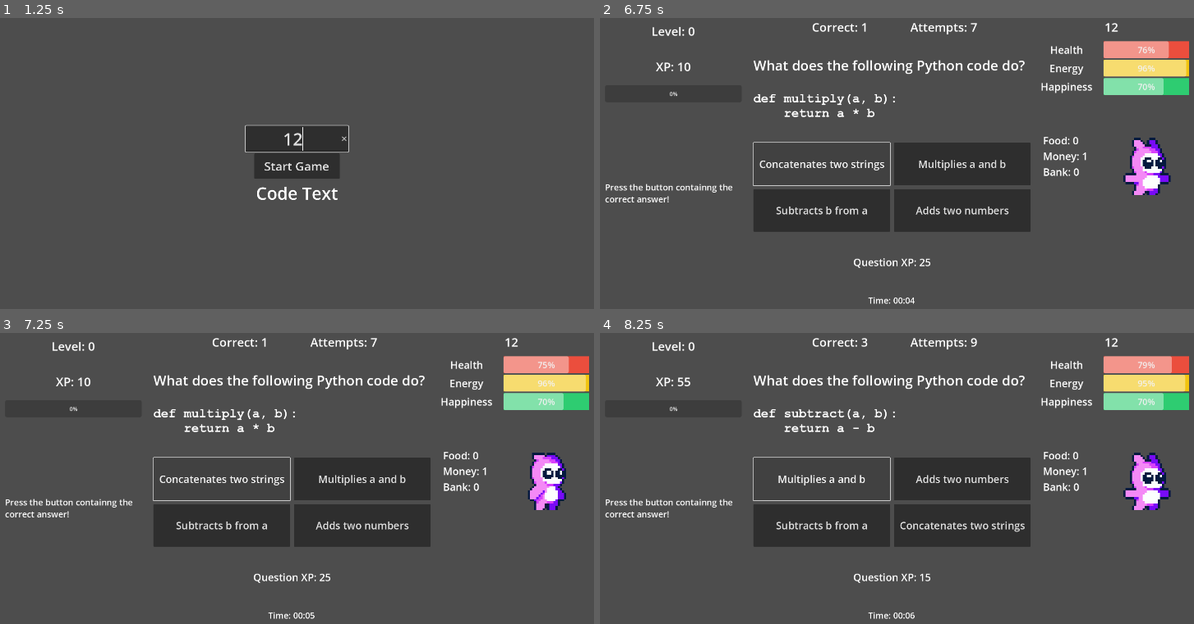
Above: before the commit, frames 1-4 (two rows, left to right).
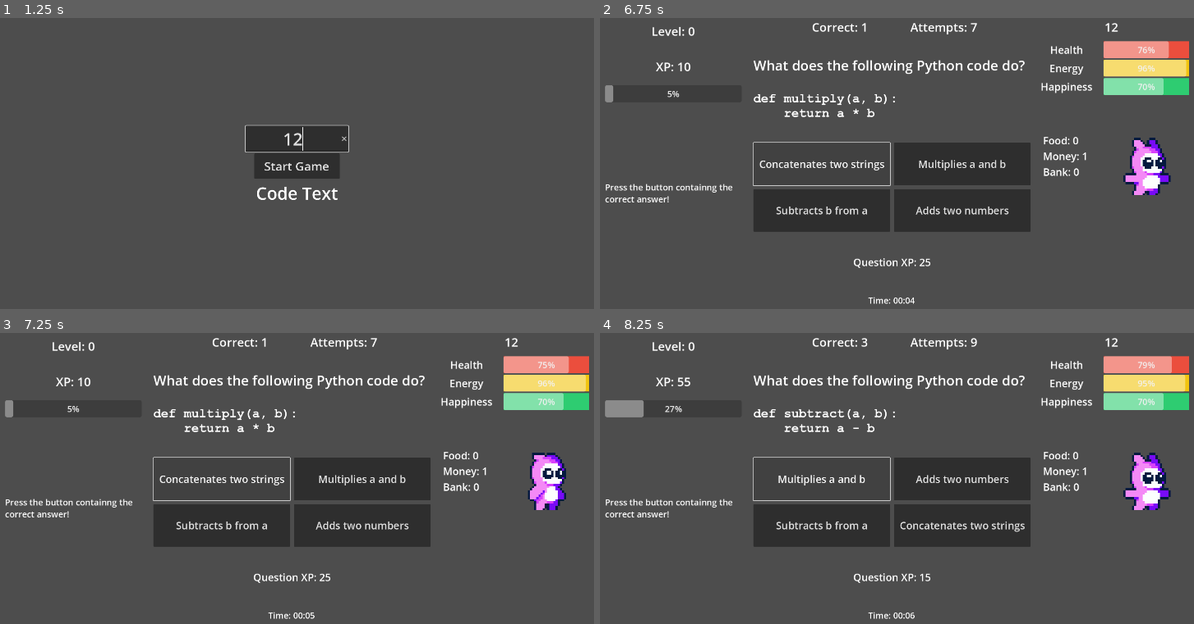
Above: after the commit, the same moments.

Repository: jweimerjr46/update-stats
Game: Godot game, scene res://main_menu.tscn
Two runs of this game, one before a commit and one after it. Both use one fixed random seed, a clock stepped at 60 frames per second and the inputs below.
Inputs (mouse positions are in pixels of both pictures, inside the frame that each line leads up to):
- Up to frame 1 (1.25 s): click (297, 140) at 0.52 s; type "12" at 0.6 s
- Up to frame 2 (6.75 s): click "Start Game" at 1.25 s; click "Multiplies a and b" at 2 s; click "Concatenates two strings" at 2.75 s; click "Subtracts b from a" at 3.5 s; click "Concatenates two strings" at 4.25 s; click "Gives abs traction" at 5 s; click "Makes it use less code" at 5.75 s; click "Hello, World!" at 6.5 s
- Up to frame 3 (7.25 s): no input
- Up to frame 4 (8.25 s): click "Multiplies a and b" at 7.25 s; click "Goodbye, World!" at 8 s

Frame 1 is identical in both runs. In frame 2, 0.1% of the frame differs, in the area x 0-14%, y 23-30%; in frame 3, 0.1%; in frame 4, 0.4%.

Commit message:
xp_progress bar shows percent to for first level

Diff:
--- a/quiz_screen.gd
+++ b/quiz_screen.gd
@@ -304,6 +304,7 @@
 			xp += question_xp * (0.5 ** times_wrong)
 			times_wrong = 0
 			xp_label.text = "XP: " + str(xp)
+			xp_progress_bar.value = xp
 			if xp > level_dictionary[level + 1]:
 				level += 1
 				level_label.text = "Level: " + str(level)
--- a/quiz_screen.tscn
+++ b/quiz_screen.tscn
@@ -196,6 +196,8 @@
 [node name="NextLevelProgressBar" type="ProgressBar" parent="HBoxContainer/VBoxContainer3"]
 custom_minimum_size = Vector2(0, 50)
 layout_mode = 2
+theme_override_font_sizes/font_size = 25
+max_value = 200.0
 
 [node name="MarginContainer" type="MarginContainer" parent="HBoxContainer/VBoxContainer3"]
 custom_minimum_size = Vector2(0, 400)
